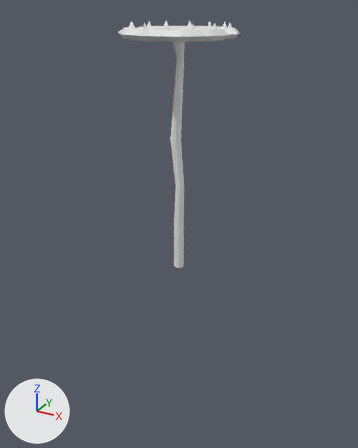
Renders of the FBX model TI4_Plataformer_Project/Assets/BrokenJungle/Interactables/Dangerous.fbx from each side of a commit.
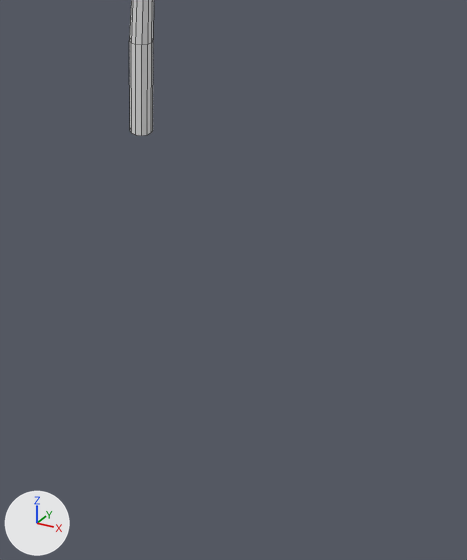
Each version appears first whole from a camera (50 mm lens) standing at (5.05, -9.17, 1.34) and looking at (-0.15, 0.29, -3.38), and next in a close-up on the part from 33% to 88% of the width and 47% to 100% of the height. Every picture has the same lights, and +X, +Y and +Z are marked at lower left. The older version's two pictures come first. The close-ups show mesh edges as thin lines.

Names of what the first close-up shows: 'PlatformDangerous'.
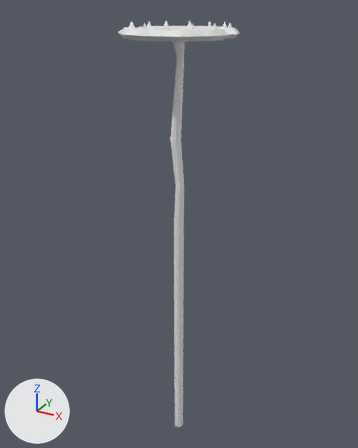
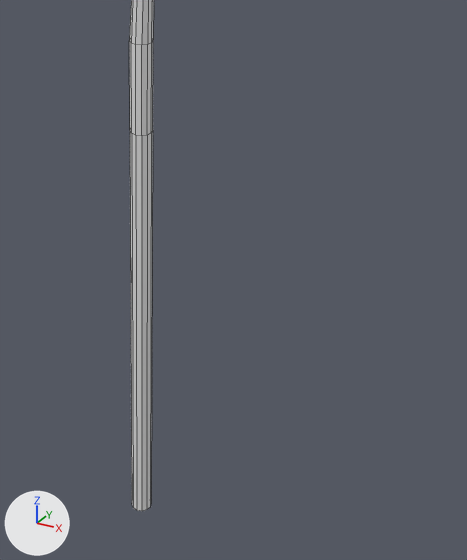
Changed parts and their boxes [x1, y1, x2, y2] in the close-ups (467 x 560 px):
'PlatformDangerous', reshaped: before [129, 0, 154, 136]; after [129, 0, 154, 511]
part 1 of me_platformdangerous, built on: after [130, 131, 153, 511]

Edits to the bpy script that builds the scene:
```text
Change me_platformdangerous:
    used by ob_platformdangerous; location = (0.0, 0.0, 0.0)
    remove me_platformdangerous.from_pydata(...)  # 428 vertices, 346 faces; spans x -1.16..1.17, y -1.2..1.2, z -4.32..1.06
    add me_platformdangerous.from_pydata(...)  # 440 vertices, 358 faces; spans x -1.16..1.17, y -1.2..1.2, z -9.32..1.06
    me_platformdangerous part 1
    1 face is deleted
    12 new vertices lie (0.0, 0.0, -5.0) away from vertices in x -0.12..0.12, y -0.12..0.12, z -4.32
    13 new faces join them
```
